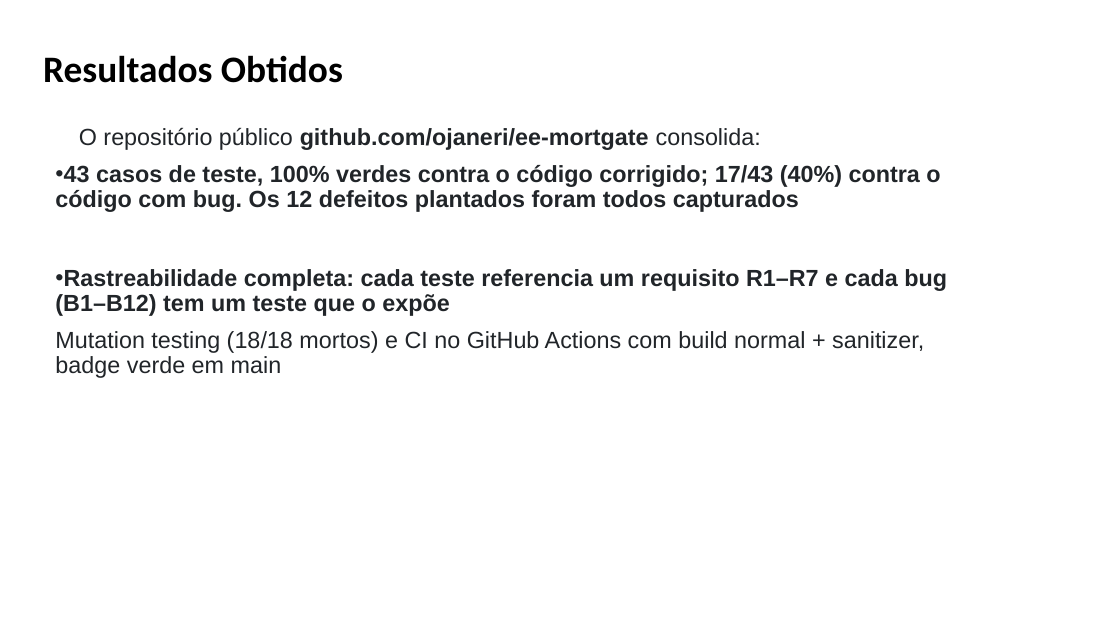
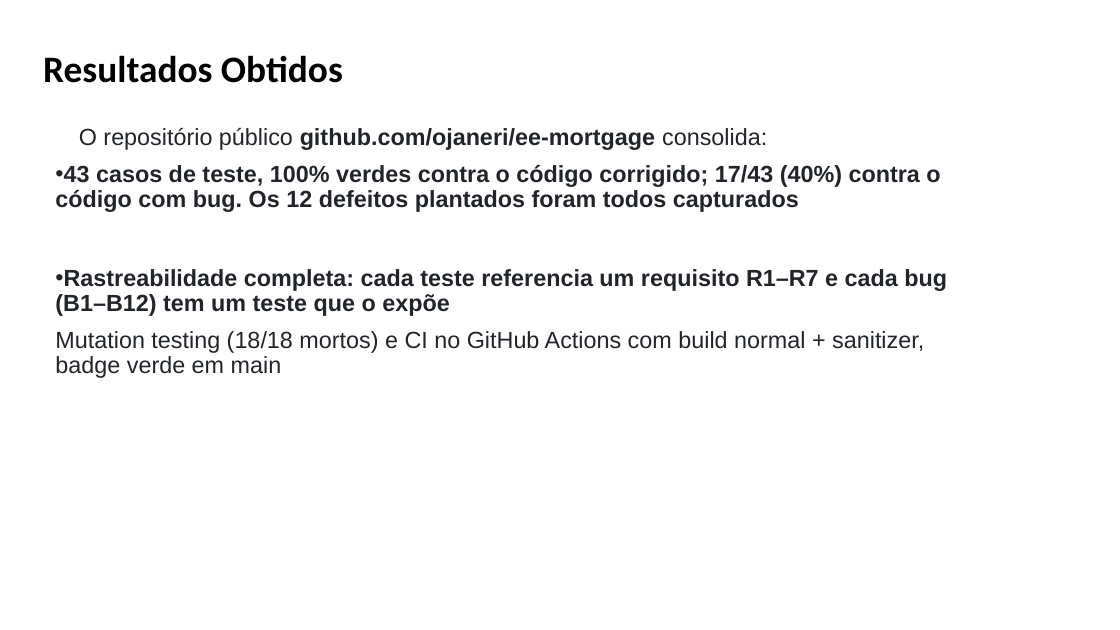
Before and after one commit to ojaneri/ee-mortgage, a slide deck: slide 9 of docs/Apresentacao_FunctionalTesting_Project1_UTFPR.pptx. Drawn at 1120x630 pixels with LibreOffice and Linux fonts; fonts in the diff are those of the drawing; background and template pictures are left out. Boxes give left, top, right and bottom in pixels: in the first picture for what was removed or moved away, otherwise in the second. Text is boxed around its words. In the diff, an @@ line names an element or a change of style, - is before the commit and + after.

Commit message:
docs: fix the repo name in the presentation (ee-mortgate -> ee-mortgage)

```diff
--- a/docs/Apresentacao_FunctionalTesting_Project1_UTFPR.pptx
+++ b/docs/Apresentacao_FunctionalTesting_Project1_UTFPR.pptx
@@ text at <box>79,127,767,150</box>: text changed @@
-O repositório público github.com/ojaneri/ee-mortgate consolida:
+O repositório público github.com/ojaneri/ee-mortgage consolida:
```
Also in this commit, not shown: 1 other slide changed.
